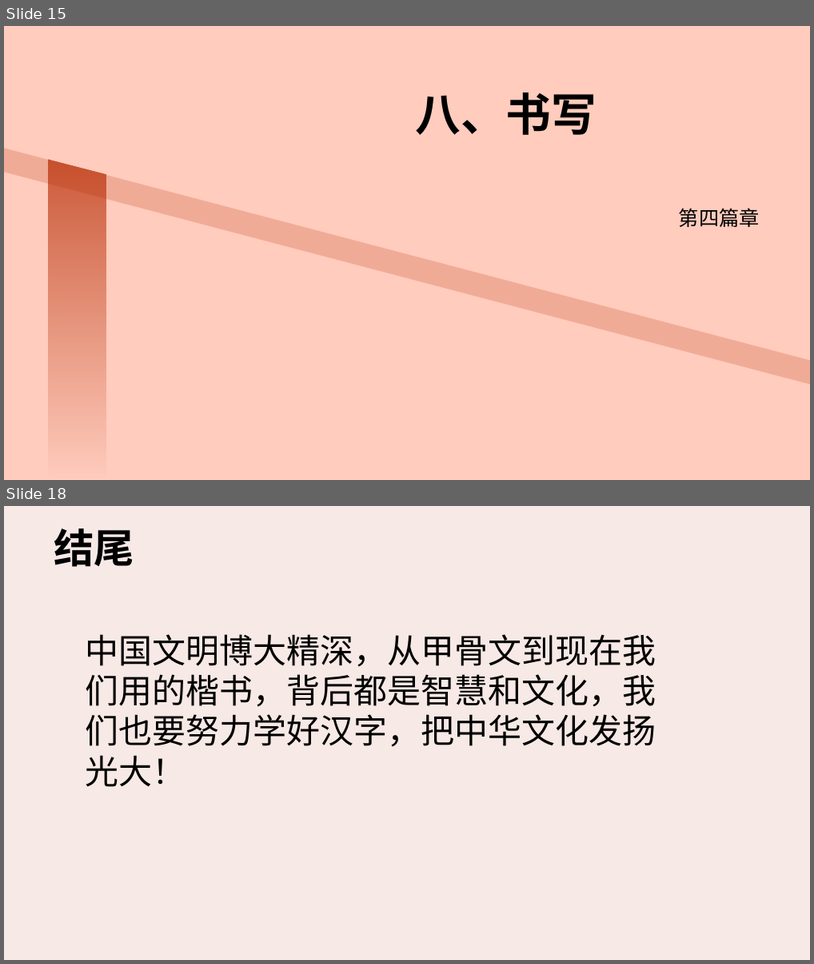
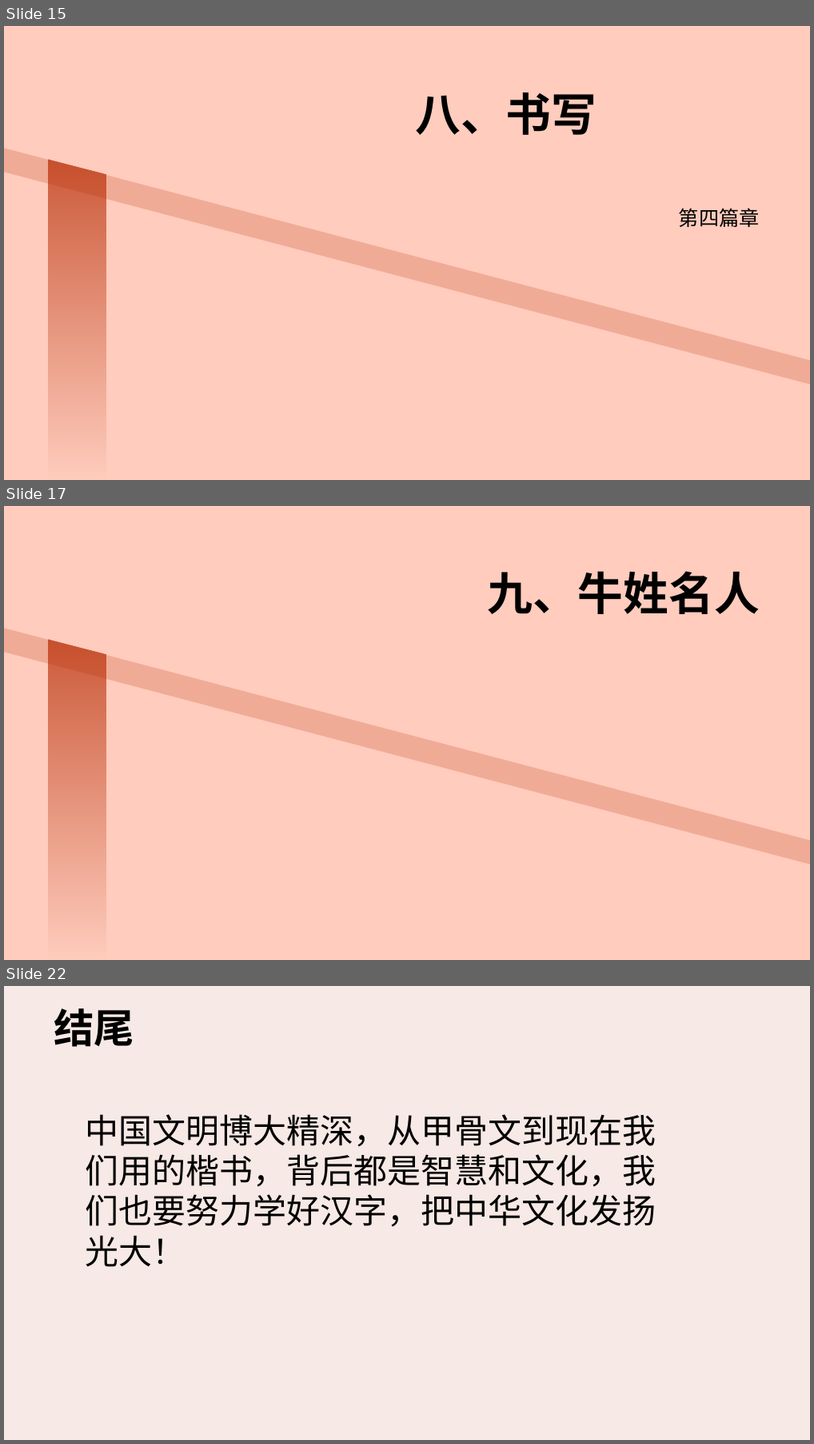
Before and after one commit to JiangmingLater/-1, a slide deck: 模板.pptx. Shown one above the other, each under a label of ours: slides 15 and 18 before the commit, slides 15, 17 and 22 after it; the slides between them are not shown. The pictures are 814x964 and 814x1444 pixels, drawn with LibreOffice and Linux fonts; fonts in the diff are those of the drawing; background and template pictures are left out. Boxes give left, top, right and bottom in pixels: in the first picture for what was removed or moved away, otherwise in the second. Text is boxed around its words. In the diff, an @@ line names an element or a change of style, - is before the commit and + after.

```diff
--- a/模板.pptx
+++ b/模板.pptx
@@ slide 17 added at (x1=4, y1=506, x2=810, y2=960), background #FFCCBD; not listed: 2 template elements that a slide beside it also shows @@
@@ title added at (x1=488, y1=571, x2=760, y2=614), 54 pt, text #000000, bold @@
+九、牛姓名人
@@ what was slide 18 is now slide 22 @@
```
Also in this commit, not shown: 4 slides changed, 3 other slides added, 6 other files.
